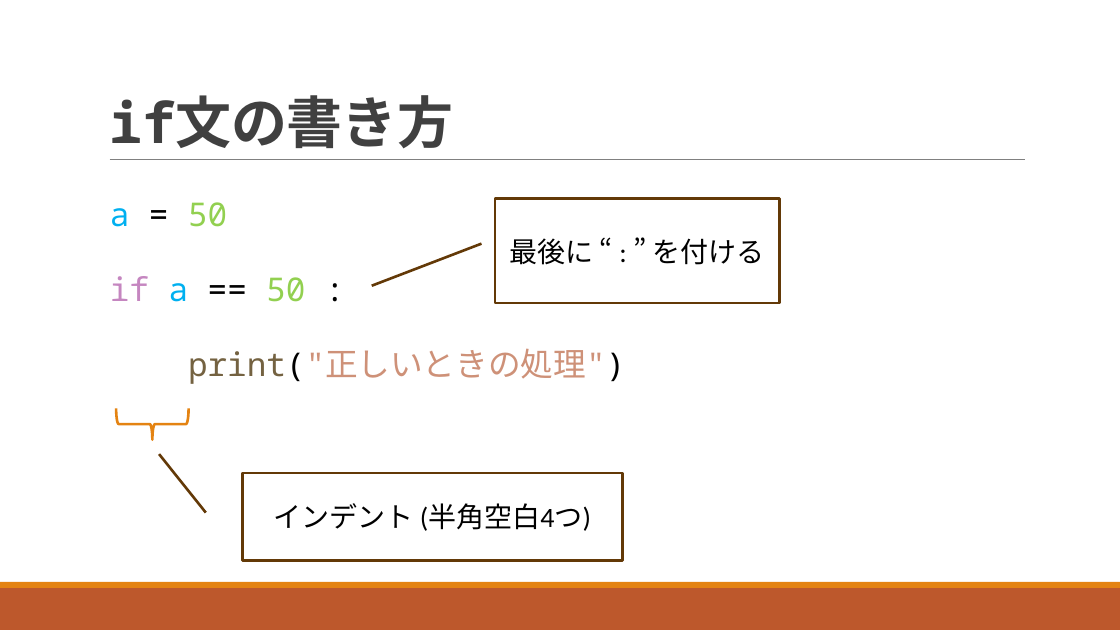
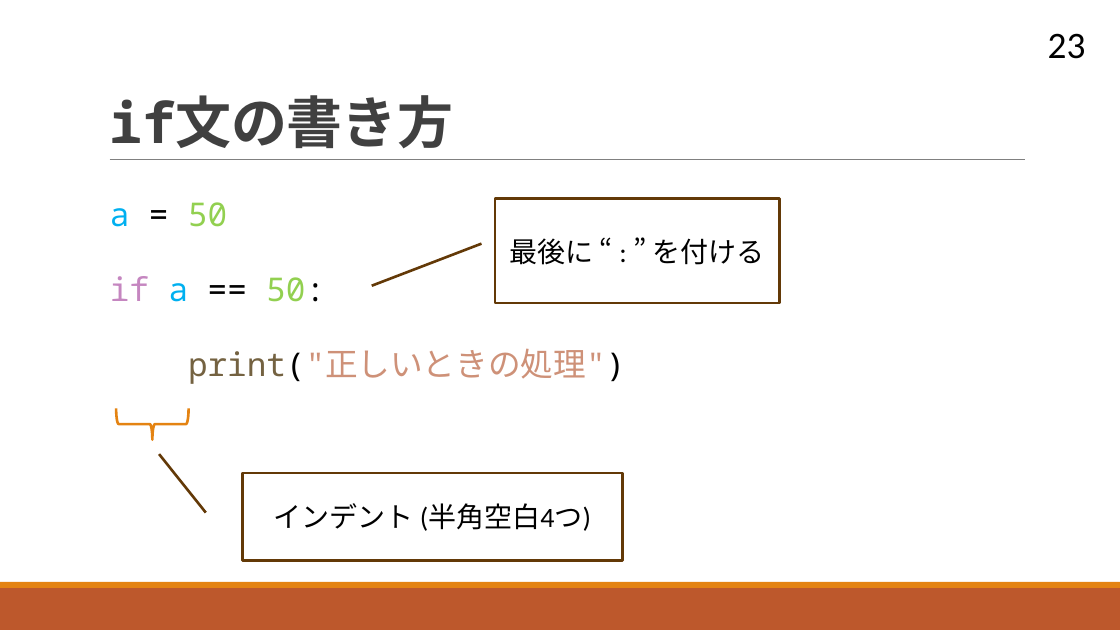
Before and after one commit to navy1634/Teach, a slide deck: slide 23 of 20230711/unit03.pptx. Drawn at 1120x630 pixels with LibreOffice and Linux fonts; fonts in the diff are those of the drawing. Boxes give left, top, right and bottom in pixels: in the first picture for what was removed or moved away, otherwise in the second. Text is boxed around its words. In the diff, an @@ line names an element or a change of style, - is before the commit and + after.

```diff
--- a/20230711/unit03.pptx
+++ b/20230711/unit03.pptx
@@ page number added at box(1048, 33, 1086, 59), 32 pt, text #000000 @@
+23
@@ text at box(110, 276, 325, 302): spaces changed @@
-  if a == 50 :
+  if a == 50:
```
Also in this commit, not shown: 50 other slides changed, 4 slides added, 1 other file.
